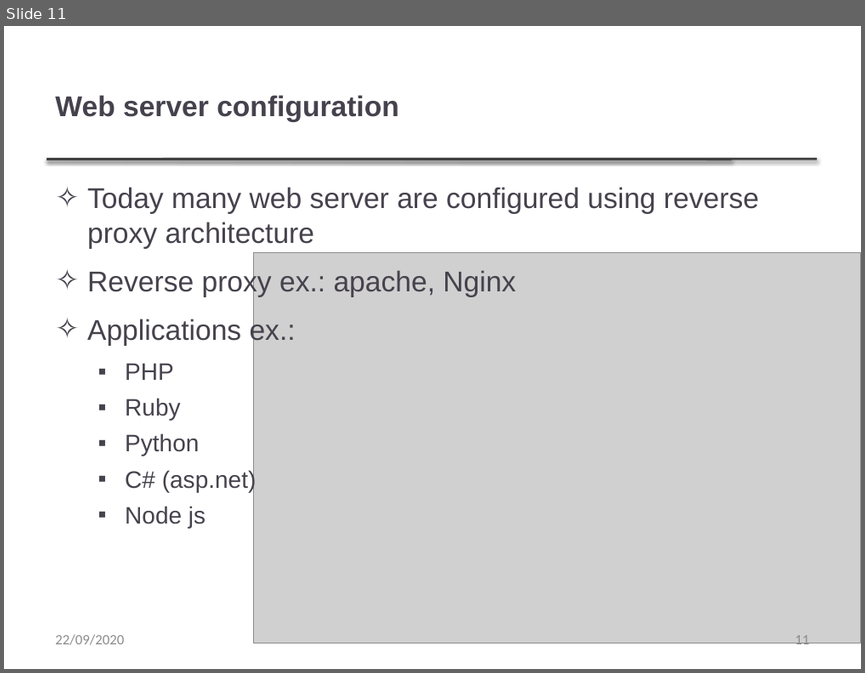
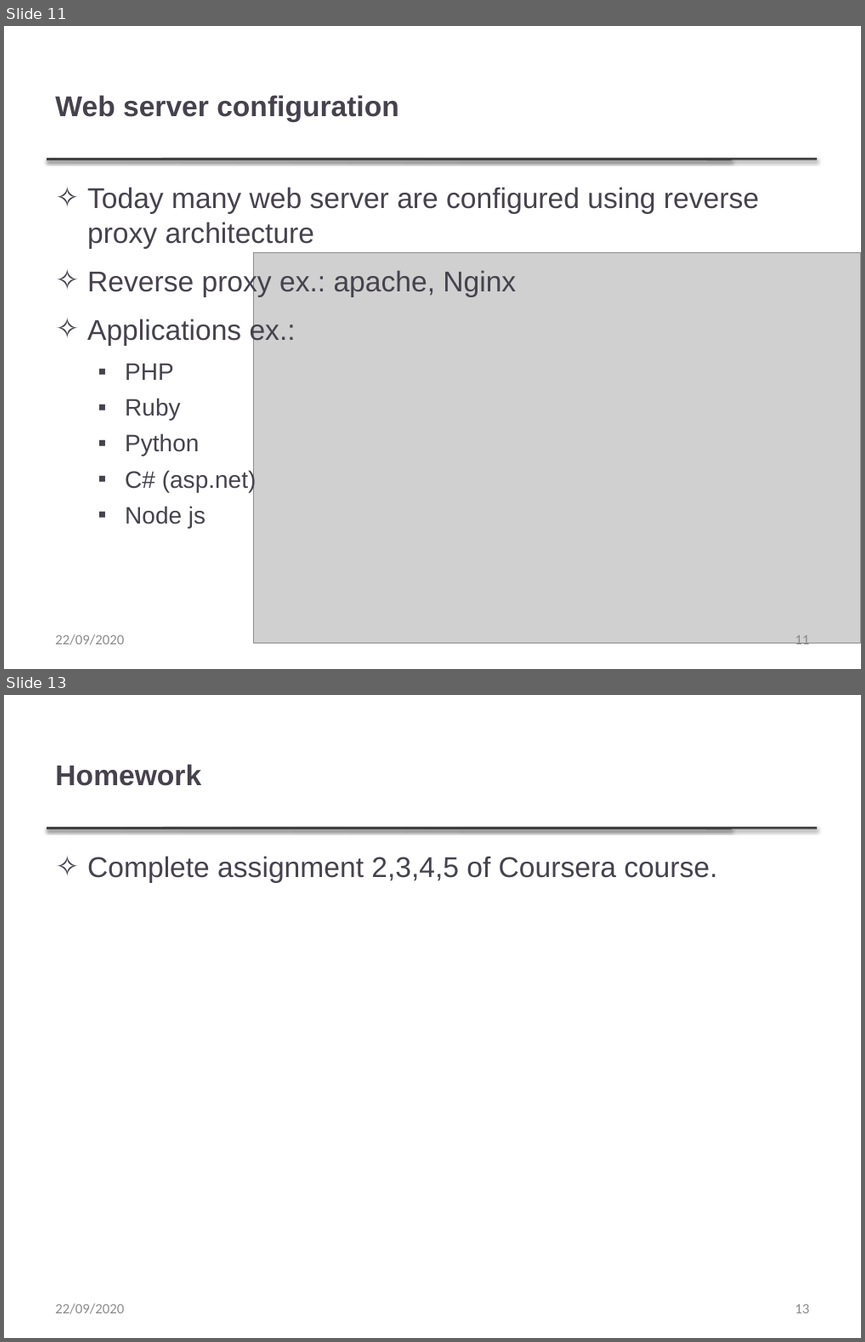
Before and after one commit to thanqminh/thanqminh.github.io, a slide deck: courses/avd/lecture3.pptx. Shown one above the other, each under a label of ours: slide 11 before the commit, slides 11 and 13 after it; the slides between them are not shown. The pictures are 865x673 and 865x1342 pixels, drawn with LibreOffice and Linux fonts; fonts in the diff are those of the drawing; grey boxes stand for pictures. Boxes give left, top, right and bottom in pixels: in the first picture for what was removed or moved away, otherwise in the second. Text is boxed around its words. In the diff, an @@ line names an element or a change of style, - is before the commit and + after.

```diff
--- a/courses/avd/lecture3.pptx
+++ b/courses/avd/lecture3.pptx
@@ slide 13 added at (4, 695, 861, 1338), background #FFFFFF; not listed: 2 template elements that a slide beside it also shows @@
@@ title added at (55, 764, 201, 786), 24 pt, text #46424D, bold @@
+Homework
@@ text added at (87, 856, 717, 883), 24 pt, text #46424D @@
+✧ Complete assignment 2,3,4,5 of Coursera course.
@@ text added at (55, 1303, 124, 1314), 12 pt, text #8C8C8C @@
+22/09/2020
@@ page number added at (794, 1304, 809, 1313), 12 pt, text #8C8C8C @@
+13
```
Also in this commit, not shown: 1 other slide added.
